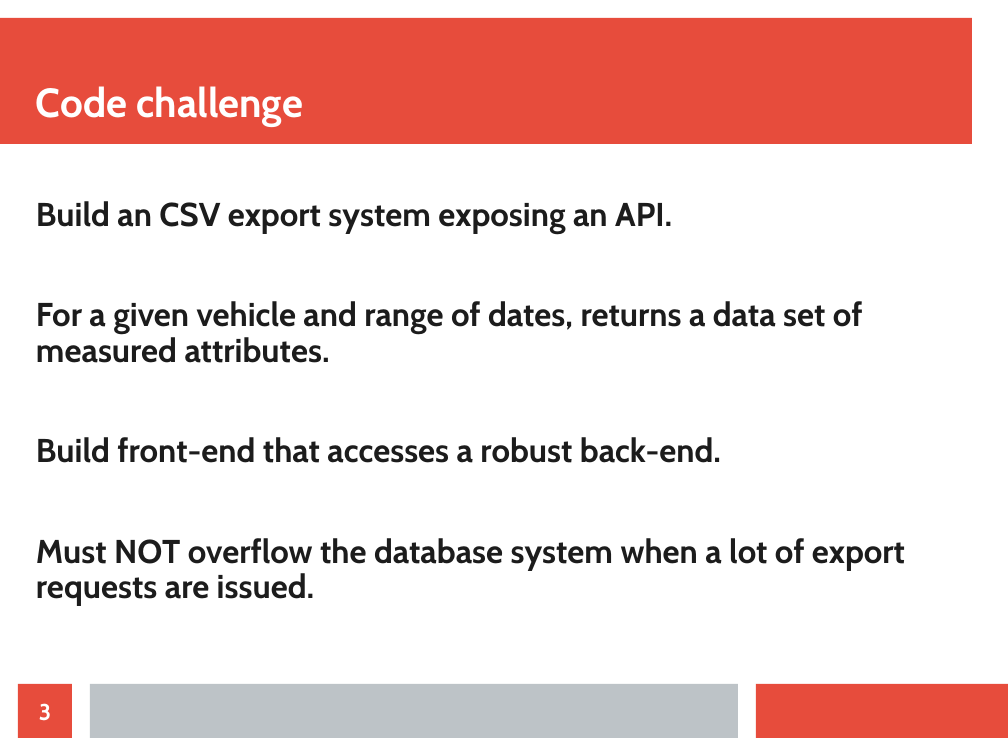
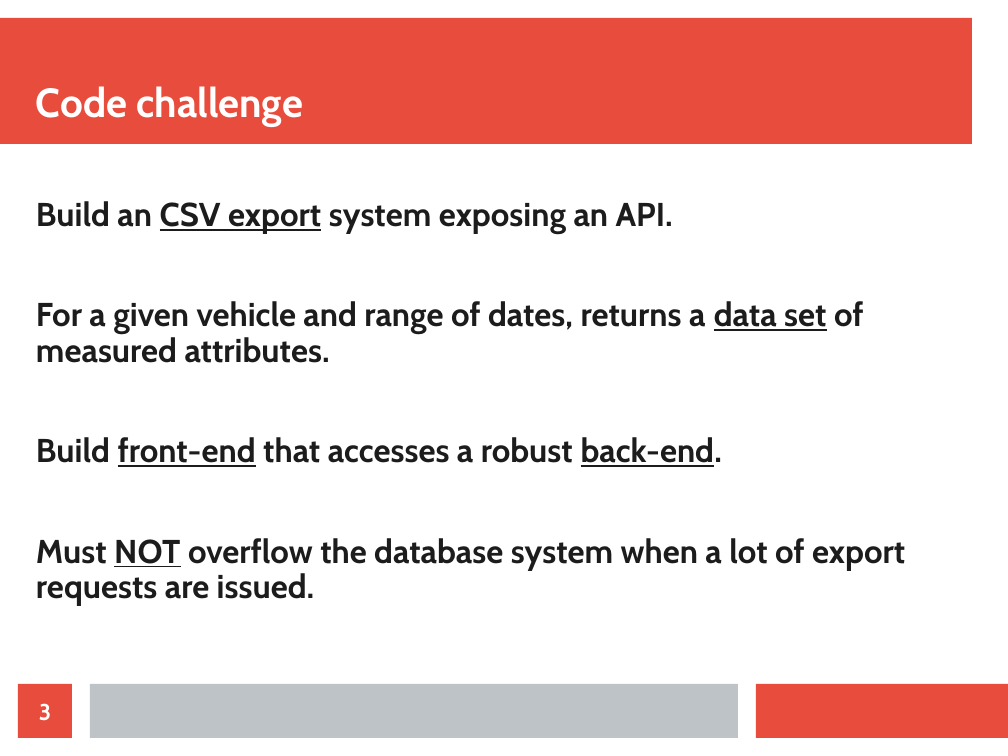
Before and after one commit to kgish/viriciti-assignment-export, a slide deck: slide 3 of presentation.odp. Drawn at 1008x756 pixels with LibreOffice and Linux fonts; fonts in the diff are those of the drawing. Boxes give left, top, right and bottom in pixels: in the first picture for what was removed or moved away, otherwise in the second. Text is boxed around its words. In the diff, an @@ line names an element or a change of style, - is before the commit and + after.

```diff
--- a/presentation.odp
+++ b/presentation.odp
@@ text "Build an CSV export system ..." at [36,201,905,606]: underline on in "CSV export", "data set", "front-end back-end.", "NOT" @@
```
Also in this commit, not shown: 2 other slides changed, 1 slide added.
